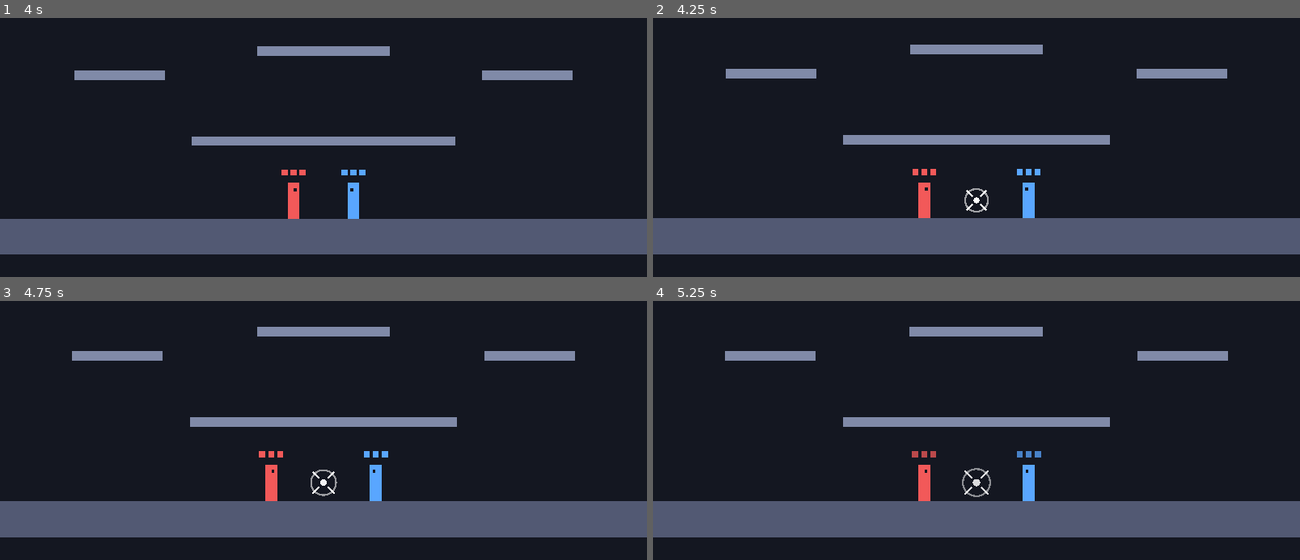
Above: before the commit, frames 1-4 (two rows, left to right).
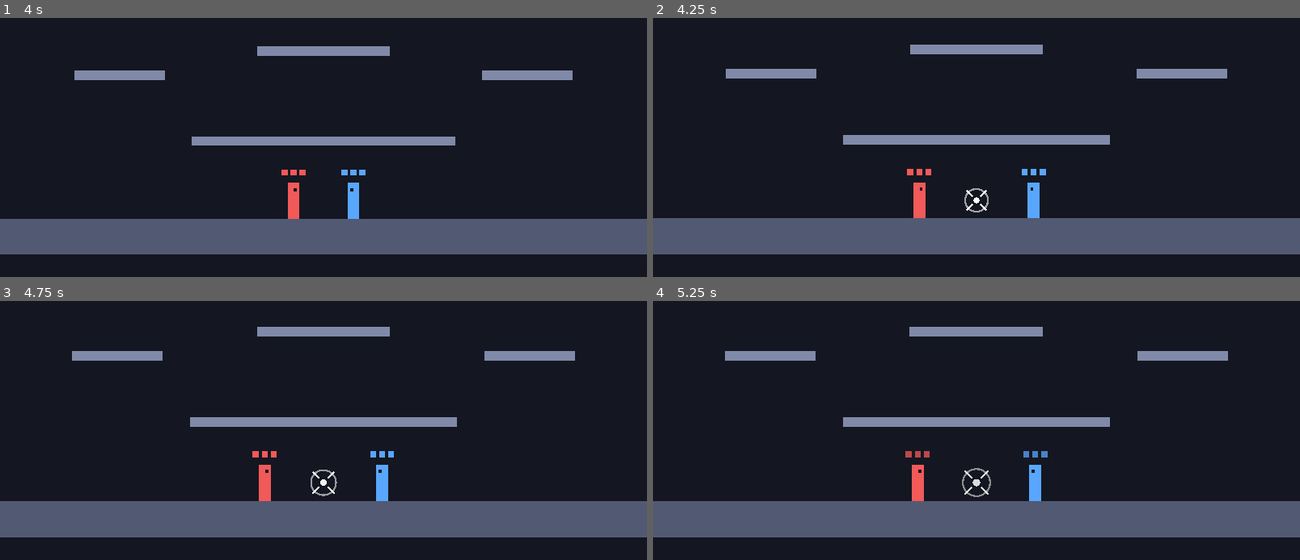
Above: after the commit, the same moments.

Repository: BBStain/jvtest
Game: Godot game, scene res://tests/sim_test.tscn
Same seed, same stepped clock (60 frames per second), same inputs: the game is played once before the commit and once after it. This scene is started directly instead of the project's main scene.
Inputs (mouse positions are in pixels of both pictures, inside the frame that each line leads up to):
- Up to frame 1 (4 s): tap Enter (restart) at 0.5 s; move the mouse to (465, 181) at 0.52 s; hold D 0.53-2.03 s; tap F at 0.6 s; click (465, 181) at 0.67 s; tap Space at 0.77, 1.52, 3.02, 3.77 s; move the mouse to (194, 217) at 1.27 s; tap R at 1.35 s; move the mouse to (388, 119) at 2.02 s; hold A 2.03-2.78 s; tap G at 2.1 s; move the mouse to (291, 271) at 2.77 s; hold D from 2.78 s (still down); tap C at 2.85 s; click (291, 271) at 2.92 s; move the mouse to (517, 253) at 3.52 s; tap Shift at 3.6 s
- Up to frame 2 (4.25 s): keep holding D
- Up to frame 3 (4.75 s): move the mouse to (129, 427) at 4.27 s; release D at 4.28 s; hold A from 4.28 s (still down); tap L at 4.35 s; tap Space at 4.52 s
- Up to frame 4 (5.25 s): tap Enter (restart) at 5 s; move the mouse to (1008, 482) at 5.02 s; release A at 5.03 s; hold D from 5.03 s (still down); tap K at 5.1 s; click (1008, 482) at 5.17 s

Frame 1 is identical in both runs. In frame 2, 0.6% of the frame differs, in the area x 39-61%, y 58-78%; in frame 3, 0.7%; in frame 4, 0.7%, in the area x 39-61%, y 57-78%.

Commit message:
Coups qui repoussent plus loin, coups simultanés annulés
- Coups simultanés : c'est un choc, les deux attaques s'annulent et personne ne perd de vie
- Recul plus fort : légère 620 -> 780, lourde 850 -> 1050, recul qui dure un peu plus

Co-Authored-By: Claude Opus 5.5 (1M context) <noreply@anthropic.com>
Claude-Session: https://claude.ai/code/session_01THvWsQSvKyigxsJfQsC1D9

Diff:
--- a/scripts/fighter.gd
+++ b/scripts/fighter.gd
@@ -70,7 +70,7 @@
 const HEAVY_TIP_RADIUS := 24.0          ## taille de la zone qui touche au bout de l'arme
 const HEAVY_ARC_START := -100.0         ## angle de départ en degrés (-90 = droit au-dessus de la tête)
 const HEAVY_ARC_END := 32.0             ## angle d'arrivée (à hauteur des pieds, devant soi)
-const HEAVY_KNOCKBACK := 850.0
+const HEAVY_KNOCKBACK := 1050.0
 const HEAVY_COUNTER_COOLDOWN := 1.4     ## attaque lourde contrée par une légère : recharge des DEUX joueurs
 const HEAVY_COUNTER_PUSH := 750.0       ## ... et les deux sont repoussés plus loin
 
@@ -96,10 +96,10 @@
 
 # --- Coup reçu ---
 const INVINCIBLE_TIME := 0.55           ## doit rester plus long que ATTACK_COOLDOWN
-const HIT_KNOCKBACK := 620.0
+const HIT_KNOCKBACK := 780.0
 const CLASH_PUSH := 450.0
-const KNOCKBACK_TIME := 0.15            ## durée pendant laquelle on contrôle moins bien après un coup / un choc
-const KNOCKBACK_ACCEL := 2500.0
+const KNOCKBACK_TIME := 0.2             ## durée pendant laquelle on contrôle moins bien après un coup / un choc
+const KNOCKBACK_ACCEL := 2000.0
 
 const START_LIVES := 3
 const LIVES_SHOW_TIME := 2.0            ## durée d'affichage des vies au-dessus de la tête
--- a/scripts/game.gd
+++ b/scripts/game.gd
@@ -126,15 +126,20 @@
 				continue
 			if a.attack_center().distance_to(b.attack_center()) > a.attack_radius() + b.attack_radius():
 				continue
-			var push := a.global_position - b.global_position
-			if push.length() < 1.0:
-				push = Vector2(-1.0, 0.0)
-			push.y = 0.0
-			push = push.normalized()
-			var heavy_countered := a.is_heavy_attack() != b.is_heavy_attack()
-			_spawn_clash_mark((a.attack_center() + b.attack_center()) / 2.0, heavy_countered)
-			a.clash(push, heavy_countered)
-			b.clash(-push, heavy_countered)
+			_clash(a, b, (a.attack_center() + b.attack_center()) / 2.0)
+
+
+## Les attaques de a et b s'annulent : les deux sont repoussés et une marque apparaît à "where".
+func _clash(a: Fighter, b: Fighter, where: Vector2) -> void:
+	var push := a.global_position - b.global_position
+	if push.length() < 1.0:
+		push = Vector2(-1.0, 0.0)
+	push.y = 0.0
+	push = push.normalized()
+	var heavy_countered := a.is_heavy_attack() != b.is_heavy_attack()
+	_spawn_clash_mark(where, heavy_countered)
+	a.clash(push, heavy_countered)
+	b.clash(-push, heavy_countered)
 
 
 ## Laisse une marque sur le terrain à l'endroit du contre (orange si une attaque lourde a été contrée).
@@ -146,7 +151,7 @@
 
 
 ## On repère d'abord tous les coups de la frame, puis on les applique : si deux joueurs se
-## touchent exactement en même temps, les deux perdent une vie (sinon le joueur 1 gagnerait toujours).
+## touchent exactement en même temps, c'est un choc, les deux attaques s'annulent et personne ne perd de vie.
 func _resolve_hits() -> void:
 	var landed: Array[Dictionary] = []
 	for attacker in fighters:
@@ -165,6 +170,11 @@
 	for hit in landed:
 		var attacker: Fighter = hit.attacker
 		var victim: Fighter = hit.victim
+		for other in landed:
+			if other.attacker == victim and other.victim == attacker and attacker.is_attack_active() and victim.is_attack_active():
+				_clash(attacker, victim, (attacker.global_position + victim.global_position) / 2.0)
+		if not attacker.is_attack_active():
+			continue  # son attaque vient d'être annulée par un choc
 		if not victim.can_be_hit():
 			continue  # déjà touché cette frame par quelqu'un d'autre
 		if victim.is_blocking():
--- a/tests/sim_test.gd
+++ b/tests/sim_test.gd
@@ -382,7 +382,7 @@
 	InputBindings.fix_web_triggers(true)
 	check(InputBindings._web_triggers_fixed, "Navigateur : correctif des gâchettes LT / RT chargé")
 
-	# 9c) Deux coups qui touchent en même temps (sans se croiser) : les deux perdent une vie
+	# 9c) Deux coups qui touchent en même temps (sans se croiser) : choc, personne ne perd de vie
 	await new_game()
 	p1 = game.fighters[0]; p2 = game.fighters[1]
 	p1.input_source = Scripted.new(func(s, f): pass)
@@ -397,7 +397,24 @@
 		fi._attack_time = Fighter.ATTACK_STARTUP
 		fi._attack_cooldown_timer = Fighter.ATTACK_COOLDOWN
 	await step(1)
-	check(p1.lives == 2 and p2.lives == 2, "Coups simultanés : les deux touchés (J1 %d, J2 %d)" % [p1.lives, p2.lives])
+	check(p1.lives == 3 and p2.lives == 3, "Coups simultanés : annulés, personne ne perd de vie (J1 %d, J2 %d)" % [p1.lives, p2.lives])
+	await step(5)
+	check(not p1.is_attacking() and not p2.is_attacking() and p1.position.x < 600 and p2.position.x > 660,
+		"Coups simultanés : les deux attaques s'arrêtent et les joueurs sont repoussés")
+
+	# 9c bis) Un coup léger repousse nettement la victime
+	await new_game()
+	p1 = game.fighters[0]; p2 = game.fighters[1]
+	p2.input_source = Scripted.new(func(s, f): pass)
+	p1.input_source = Scripted.new(func(s, f): pass)
+	await step(40)
+	p1.position.x = 600; p2.position.x = 680
+	p1._attack_heavy = false
+	p1._attack_has_hit = false
+	p1._attack_dir = Vector2.RIGHT
+	p1._attack_time = Fighter.ATTACK_STARTUP
+	await step(60)
+	check(p2.lives == 2 and p2.position.x - 680 > 100, "Coup léger : J2 repoussé de %.0f px" % (p2.position.x - 680))
 
 	# 9d) Dash vers le haut sans tenir le saut : il n'est plus coupé net (vrai 3e saut)
 	await new_game()
Not shown, changed: README.md
